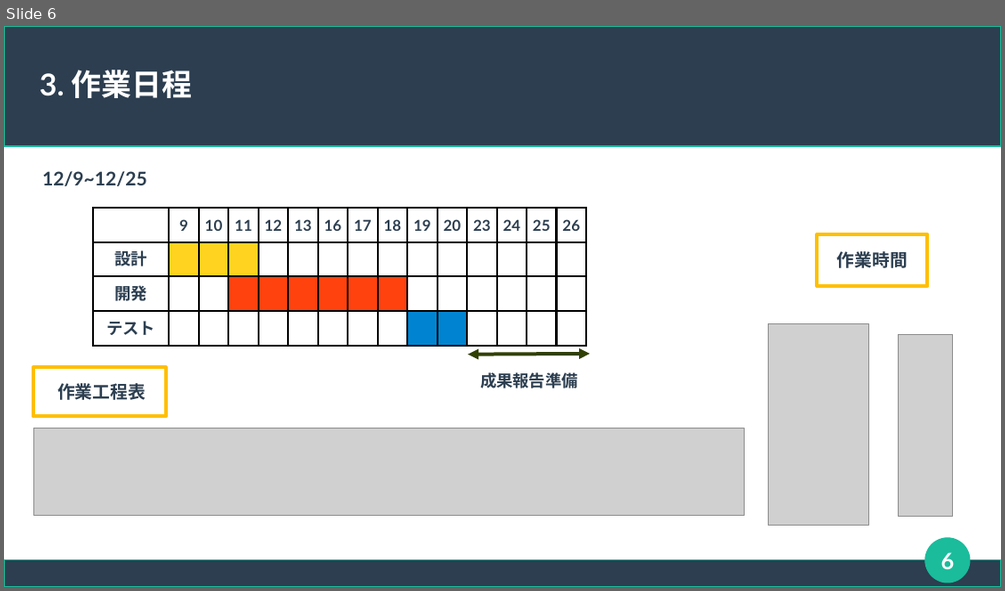
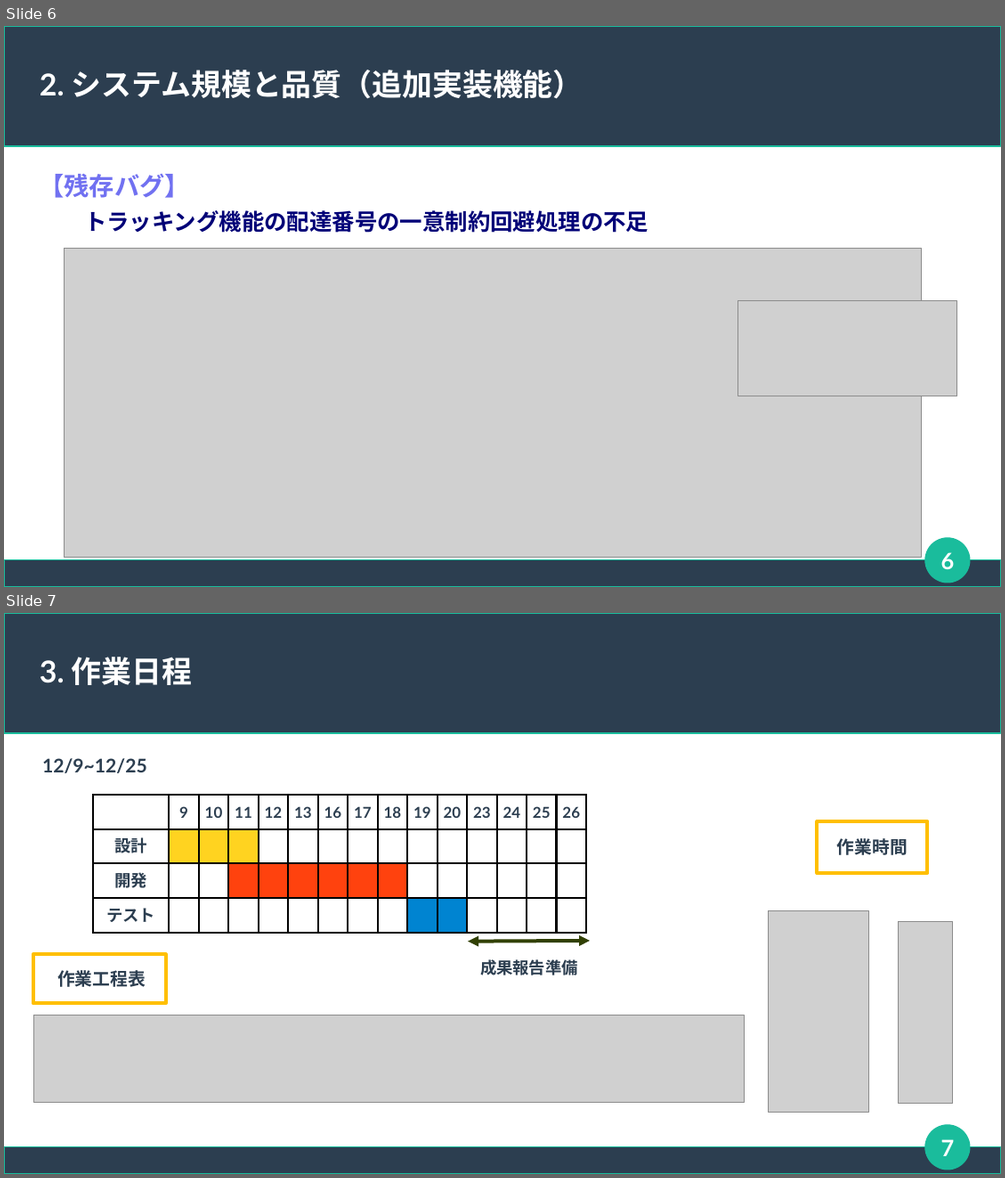
Before and after one commit to connk95/Shared-Shop, a slide deck: TeamUzawa_Sharing_ProjectFile/発表用スライド_チーム鵜澤.odp. Shown one above the other, each under a label of ours: slide 6 before the commit, slides 6 and 7 after it. The pictures are 1005x591 and 1005x1178 pixels, drawn with LibreOffice and Linux fonts; fonts in the diff are those of the drawing; grey boxes stand for pictures. Boxes give left, top, right and bottom in pixels: in the first picture for what was removed or moved away, otherwise in the second. Text is boxed around its words. In the diff, an @@ line names an element or a change of style, - is before the commit and + after.

Commit message:
バグつぶし

```diff
--- a/TeamUzawa_Sharing_ProjectFile/発表用スライド_チーム鵜澤.odp
+++ b/TeamUzawa_Sharing_ProjectFile/発表用スライド_チーム鵜澤.odp
@@ slide 6 added at bbox=[4, 26, 1001, 587], background #FFFFFF; not listed: 3 template elements that a slide beside it also shows @@
@@ title added at bbox=[40, 70, 583, 99], 24 pt, text #FFFFFF, bold @@
+2. システム規模と品質（追加実装機能）
@@ text added at bbox=[39, 174, 648, 232], 18 pt, text #000077, bold @@
+【残存バグ】
+トラッキング機能の配達番号の一意制約回避処理の不足
@@ picture added at bbox=[64, 248, 922, 557] @@
@@ picture added at bbox=[738, 301, 957, 396] @@
@@ page number added at bbox=[941, 552, 955, 569], 18 pt, text #FFFFFF, bold @@
+6
@@ what was slide 6 is now slide 7 @@
@@ page number at bbox=[941, 1139, 955, 1156]: text changed @@
-6
+7
```
Also in this commit, not shown: 2 slides changed, 4 other files.
